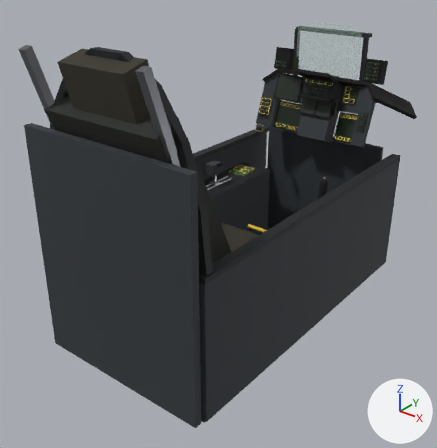
One commit to the Blender file assets-src/blend/cockpit_f16.blend: the scene before it, then after it.
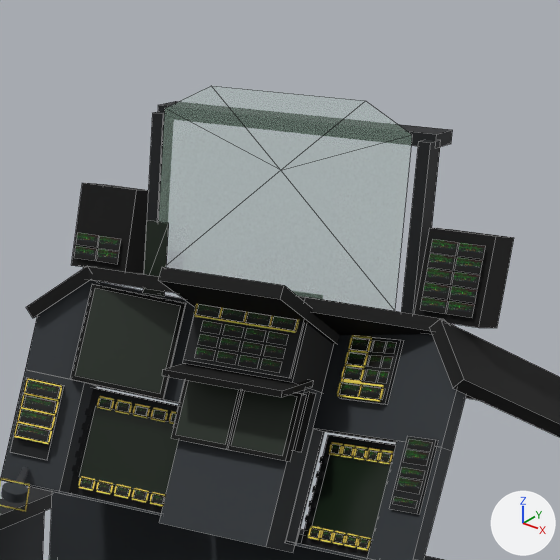
Each version appears first whole from a 50 mm lens placed at (1.378, -1.833, 0.49), pointed at (-0.049, -0.049, -0.616), and next in a close-up on the part from 58% to 92% of the width and 0% to 32% of the height. Arrows for +X, +Y and +Z are at lower right; the lights stay in place. The last two pictures show the newer version. The close-ups show mesh edges as thin lines.

The first close-up shows 'black.003', 'black.004', 'black.008', 'frame.002', 'frame.003', 'frame.004', 'hud_glass_69', 'panel_grey.006', 'panel_grey.007', 'panel_grey.008', 'panel_grey.009', 'screen_left', 'screen_right', 'screen_rwr' and 114 more.
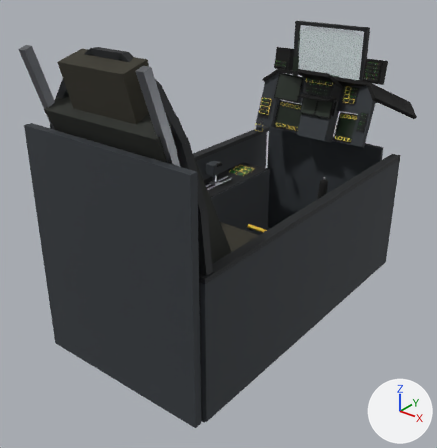
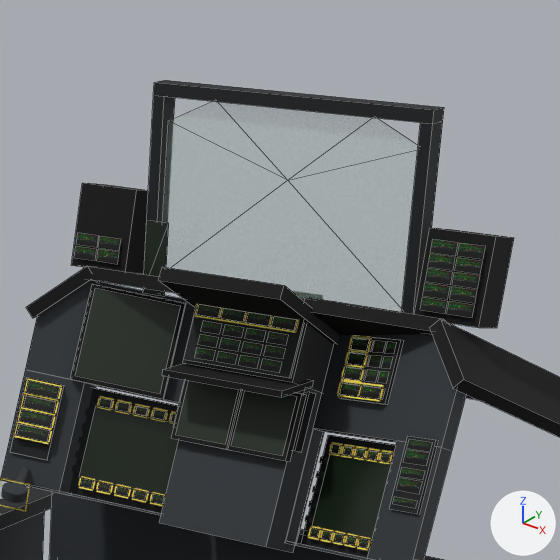
Commit message: Fit the F-16's HUD symbology into its combiner and join the HUD frame's corners

Edits to the bpy script that builds the scene:
```text
Change me_mesh_64:
    used by ob_hud_glass_69; parent = ob_cockpit; location = (0.0, 0.0, 0.0)
    remove me_mesh_64.from_pydata(...)  # 7 vertices, 6 faces; spans x -0.161..0.162, y 0.68, z -0.114..0.114
    add me_mesh_64.from_pydata(...)  # 7 vertices, 6 faces; spans x -0.168..0.168, y 0.7, z -0.12..0.095
    me_mesh_64 part 1: the whole mesh is scaled about its middle by (1.04, 1, 0.946), then moved by (-0.001, 0.02, -0.013)
Change me_frame_002:
    used by ob_frame_002; parent = ob_cockpit; location = (-0.175, 0.7, -0.025)
    remove me_frame_002.from_pydata(...)  # 8 vertices, 6 faces; spans x -0.007..0.007, y -0.013..0.013, z -0.1..0.1
    add me_frame_002.from_pydata(...)  # 8 vertices, 6 faces; spans x -0.007..0.007, y -0.013..0.013, z -0.117..0.117
    me_frame_002 part 2: the whole mesh is scaled about its middle by (1, 1, 1.17)
Change me_frame_003:
    used by ob_frame_003; parent = ob_cockpit; location = (0.175, 0.7, -0.025)
    remove me_frame_003.from_pydata(...)  # 8 vertices, 6 faces; spans x -0.007..0.007, y -0.013..0.013, z -0.1..0.1
    add me_frame_003.from_pydata(...)  # 8 vertices, 6 faces; spans x -0.007..0.007, y -0.013..0.013, z -0.117..0.117
    me_frame_003 part 3: the whole mesh is scaled about its middle by (1, 1, 1.17)
Change me_frame_004:
    used by ob_frame_004; parent = ob_cockpit; location = (0.0, 0.72, 0.075)
    remove me_frame_004.from_pydata(...)  # 8 vertices, 6 faces; spans x -0.183..0.183, y -0.02..0.02, z -0.007..0.007
    add me_frame_004.from_pydata(...)  # 8 vertices, 6 faces; spans x -0.183..0.183, y -0.013..0.013, z -0.007..0.007
    me_frame_004 part 4: the whole mesh is scaled about its middle by (1, 0.625, 1)
Change ob_frame_002:
    ob_frame_002.location: (-0.175, 0.7, -0.025) -> (-0.175, 0.7, -0.0225)
Change ob_frame_004:
    ob_frame_004.location: (0.0, 0.72, 0.075) -> (0.0, 0.7, 0.102)
```

Changed parts and their boxes (x1, y1, x2, y2) in the close-ups (560 x 560 px):
'hud_glass_69', moved, rescaled (6% shorter)
    before: (159, 86, 412, 311)
    after: (163, 101, 418, 312)
'frame.004', moved, rescaled (6% shorter)
    before: (158, 101, 453, 148)
    after: (153, 80, 444, 124)
'frame.003', rescaled (11% taller)
    before: (401, 140, 441, 314)
    after: (401, 121, 443, 314)
'frame.002', rescaled
    before: (147, 112, 165, 222)
    after: (147, 95, 175, 223)
